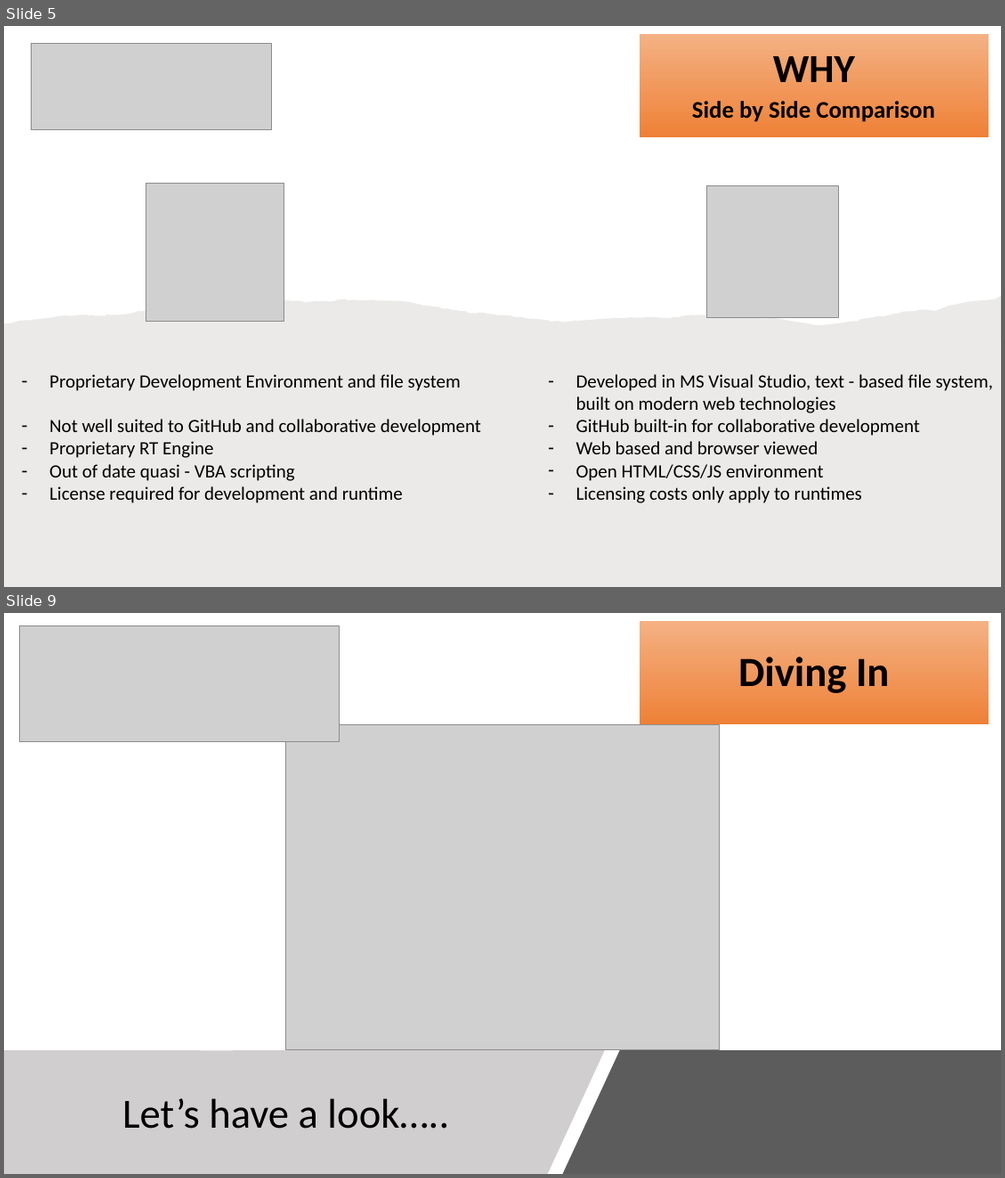
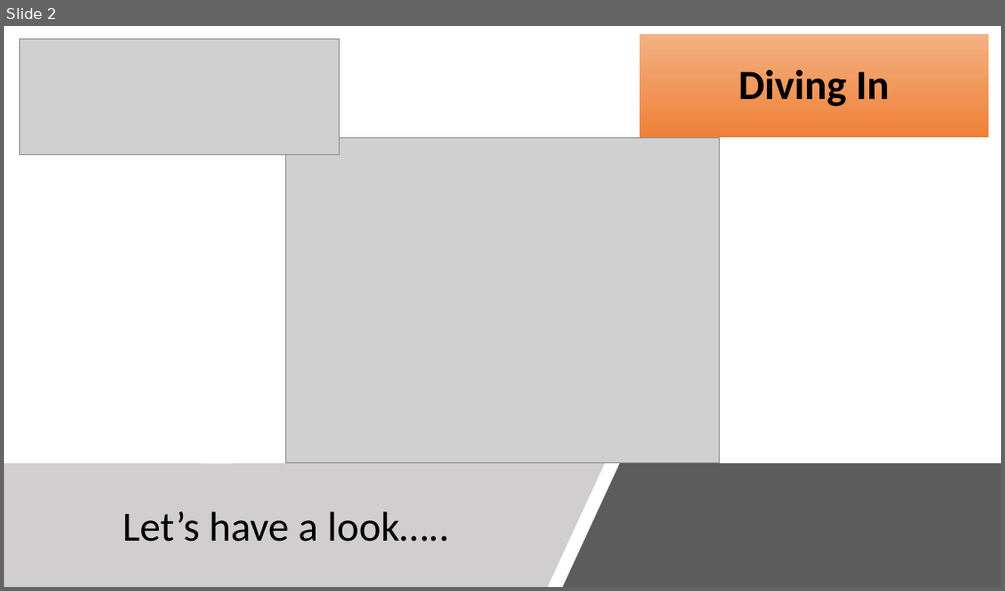
Before and after one commit to Sodecia-GTAC/wiki, a slide deck: GTAC Controls Training Package/Obsolete/GTAC Training - Part 3 FW Overview UI_20221207.pptx. Shown one above the other, each under a label of ours: slides 5 and 9 before the commit, slide 2 after it; the slides between them are not shown. The pictures are 1005x1178 and 1005x591 pixels, drawn with LibreOffice and Linux fonts; fonts in the diff are those of the drawing; grey boxes stand for pictures. Boxes give left, top, right and bottom in pixels: in the first picture for what was removed or moved away, otherwise in the second. Text is boxed around its words. In the diff, an @@ line names an element or a change of style, - is before the commit and + after.

```diff
--- a/GTAC Controls Training Package/Obsolete/GTAC Training - Part 3 FW Overview UI_20221207.pptx
+++ b/GTAC Controls Training Package/Obsolete/GTAC Training - Part 3 FW Overview UI_20221207.pptx
@@ slide 5 removed at [4,26,1001,587], background #FFFFFF @@
@@ picture removed at [32,43,272,130] @@
@@ rectangle removed at [639,33,989,137] @@
-WHY
-Side by Side Comparison
@@ picture removed at [146,183,284,321] @@
@@ picture removed at [707,186,839,318] @@
@@ freeform shape removed at [4,296,1001,587] @@
@@ text removed at [49,374,481,503] @@
-– Proprietary Development Environment and file system
-– Not well suited to GitHub and collaborative development
-– Proprietary RT Engine
-– Out of date quasi - VBA scripting
-– License required for development and runtime
@@ text removed at [576,374,993,503] @@
-– Developed in MS Visual Studio, text - based file system, built on modern web technologies
-– GitHub built-in for collaborative development
-– Web based and browser viewed
-– Open HTML/CSS/JS environment
-– Licensing costs only apply to runtimes
@@ what was slide 9 is now slide 2 @@
```
Also in this commit, not shown: 1 slide changed, 7 other slides removed, 2 other files.
